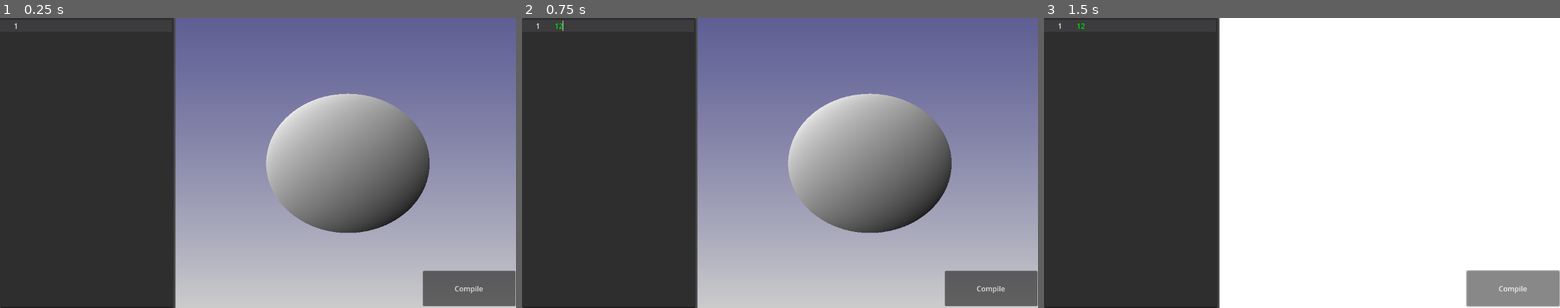
Above: before the commit, frames 1-3 (left to right).
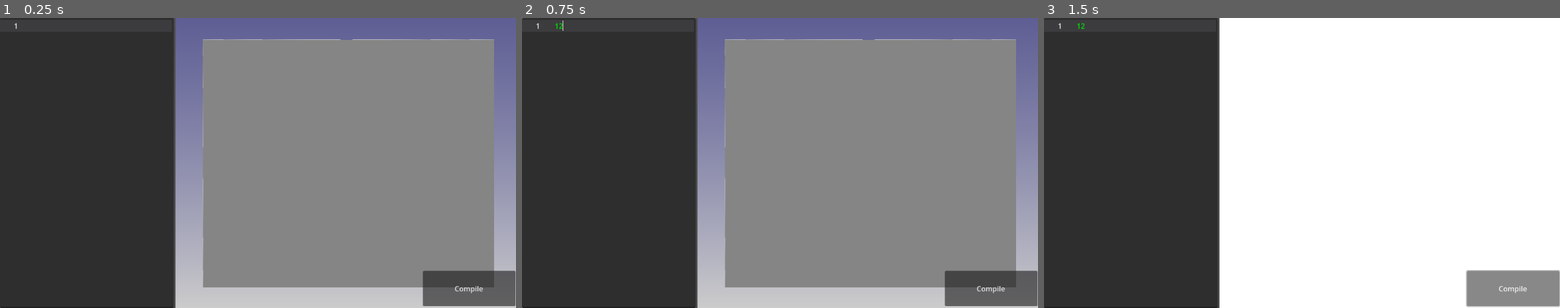
Above: after the commit, the same moments.

Repository: genrr/ChaosGen
Game: Godot game, scene res://Main.tscn
The game is run twice, just before and just after one commit, with the same random seed, the same clock (stepped at 60 frames per second) and the same inputs.
Inputs (mouse positions are in pixels of both pictures, inside the frame that each line leads up to):
- Up to frame 1 (0.25 s): no input
- Up to frame 2 (0.75 s): click (609, 163) at 0.52 s; type "12" at 0.6 s
- Up to frame 3 (1.5 s): click "Compile" at 1.25 s

The runs differ from the first frame. In frame 1, 42% of the frame differs, in the area x 39-96%, y 7-93%; in frame 2, 42%; in frame 3, nothing differs.

Commit message:
add zoom and fix lighting artifacts

Diff:
--- a/chaosgen/Editor.gd
+++ b/chaosgen/Editor.gd
@@ -122,3 +122,6 @@
 func compile():
 	lexicalAnalysis()
 	transpile("")
+func _process(delta: float) -> void:
+	$view.material.set_shader_parameter("rotation", $cam.rot)
+	$view.material.set_shader_parameter("radius", $cam.radius)
--- a/chaosgen/Main.tscn
+++ b/chaosgen/Main.tscn
@@ -1,7 +1,8 @@
-[gd_scene load_steps=5 format=3 uid="uid://7ykhhljwbbfn"]
+[gd_scene load_steps=6 format=3 uid="uid://7ykhhljwbbfn"]
 
 [ext_resource type="Script" uid="uid://cbk7wjmbwj8km" path="res://Editor.gd" id="1_glv2v"]
 [ext_resource type="Shader" uid="uid://q81tsir35rof" path="res://RayMarch.gdshader" id="2_uu6xs"]
+[ext_resource type="Script" uid="uid://ditj2tqe2hsvu" path="res://camera.gd" id="3_r0du0"]
 
 [sub_resource type="CodeHighlighter" id="CodeHighlighter_rxg2q"]
 number_color = Color(0, 0.86269, 0, 1)
@@ -13,6 +14,8 @@
 shader = ExtResource("2_uu6xs")
 shader_parameter/w = 2.555
 shader_parameter/orig = Vector3(-1.92, -0.015, -0.005)
+shader_parameter/rotation = Vector4(1, 1, 0, 0)
+shader_parameter/radius = 0.0
 shader_parameter/L = Vector3(0.605, 10.125, 10.455)
 
 [node name="Node2D" type="Node2D"]
@@ -52,10 +55,14 @@
 
 [node name="view" type="ColorRect" parent="Control"]
 material = SubResource("ShaderMaterial_r0du0")
+layout_mode = 0
 offset_left = 392.0
 offset_top = -1.0
 offset_right = 1155.0
 offset_bottom = 649.0
+
+[node name="cam" type="Node3D" parent="Control"]
+script = ExtResource("3_r0du0")
 
 [node name="Button" type="Button" parent="."]
 offset_left = 944.0
--- a/chaosgen/RayMarch.gdshader
+++ b/chaosgen/RayMarch.gdshader
@@ -2,8 +2,20 @@
 
 uniform float w=2.555;
 uniform vec3 orig=vec3(-1.92,-0.015,-0.005);
+uniform vec4 rotation=vec4(1,1,0,0);
+uniform float radius=0;
 float sdf(vec3 p){
-	return length(p)-1.;
+	 vec3 q = abs(p) - 1.;
+  	return length(max(q,0.0)) + min(max(q.x,max(q.y,q.z)),0.0);
+	//return length(p)-1.;
+}
+vec3 estimateNormal(vec3 p) {
+    const float delta = 0.0005;
+    return normalize(vec3(
+        sdf(p + vec3( delta, 0.0, 0.0)) - sdf(p - vec3( delta, 0.0, 0.0)),
+        sdf(p + vec3(0.0,  delta, 0.0)) - sdf(p - vec3(0.0,  delta, 0.0)),
+        sdf(p + vec3(0.0, 0.0,  delta)) - sdf(p - vec3(0.0, 0.0,  delta))
+    ));
 }
 bool march(vec3 dir,vec3 origin,out vec3 N){
 	int maxSteps=1000;
@@ -13,7 +25,12 @@
 		dist=sdf(p)+dist;
 		p=origin+dir*dist;
 		if(sdf(p)<0.001){
-			N=normalize(p);
+			//N=normalize(cross((dFdx(p)),(dFdy(p))));
+			N=estimateNormal(p);
+			if (length(N) < 0.001) {
+ 			   N = vec3(0.0, 0.0, 1.0); // Default normal
+			}
+			N=normalize(N);
 			return true;
 		}
 	}
@@ -21,12 +38,20 @@
 	return false;
 }
 uniform vec3 L=vec3(0.605,10.125,10.455);
+vec3 rotate_by_quaternion(vec3 v, vec4 q) {
+    vec3 u = q.xyz;
+    float s = q.w;
+
+    return 2.0 * dot(u, v) * u
+         + (s * s - dot(u, u)) * v
+         + 2.0 * s * cross(u, v);
+}
 void fragment() {
 	COLOR=mix(vec4(0.4,.4,0.7,0.7),vec4(0.8,0.8,0.8,1),UV.y);
-
+	vec3 orig2=rotate_by_quaternion(vec3(orig.x+radius,orig.yz), rotation);
 	vec3 dir=normalize(vec3(1,(UV.x-0.5)*w,(UV.y-0.5)*w));
 	vec3 N;
-	bool hit=march(dir,orig,N);
+	bool hit=march(rotate_by_quaternion(dir,rotation),orig2,N);
 	if(hit){
 
 		float NdotL=(dot(N,normalize(-L))+1.)/2.;
--- /dev/null
+++ b/chaosgen/camera.gd
@@ -0,0 +1,32 @@
+extends Node
+
+
+var radius:float
+var anglex:float
+var angley:float
+
+var rot:Quaternion
+func updateRotation():
+
+		var x=Quaternion(cos(anglex/2), sin(anglex/2), 0, 0)
+		var y=Quaternion(cos(angley/2), 0,sin(angley/2), 0)
+		var q=x*y
+		print(q," x:",anglex," y:",angley)
+		rot=q
+func _ready() -> void:
+	updateRotation()
+func _input(event: InputEvent) -> void:
+	if event is InputEventScreenDrag:
+		anglex+=event.relative.x*get_process_delta_time()
+		angley+=event.relative.y*get_process_delta_time()
+		updateRotation()
+	if event is InputEventMouseButton:
+		event as InputEventMouseButton
+		if event.pressed:
+			if(event.button_index==MOUSE_BUTTON_WHEEL_UP):
+				radius=clamp(radius+0.1,-30,10)
+			if(event.button_index==MOUSE_BUTTON_WHEEL_DOWN):
+				radius=clamp(radius-0.1,-30,10)
+
+func _process(delta: float) -> void:
+	pass
--- a/chaosgen/project.godot
+++ b/chaosgen/project.godot
@@ -18,3 +18,7 @@
 [display]
 
 window/stretch/mode="viewport"
+
+[input_devices]
+
+pointing/emulate_touch_from_mouse=true
Not shown, added: chaosgen/camera.gd.uid
